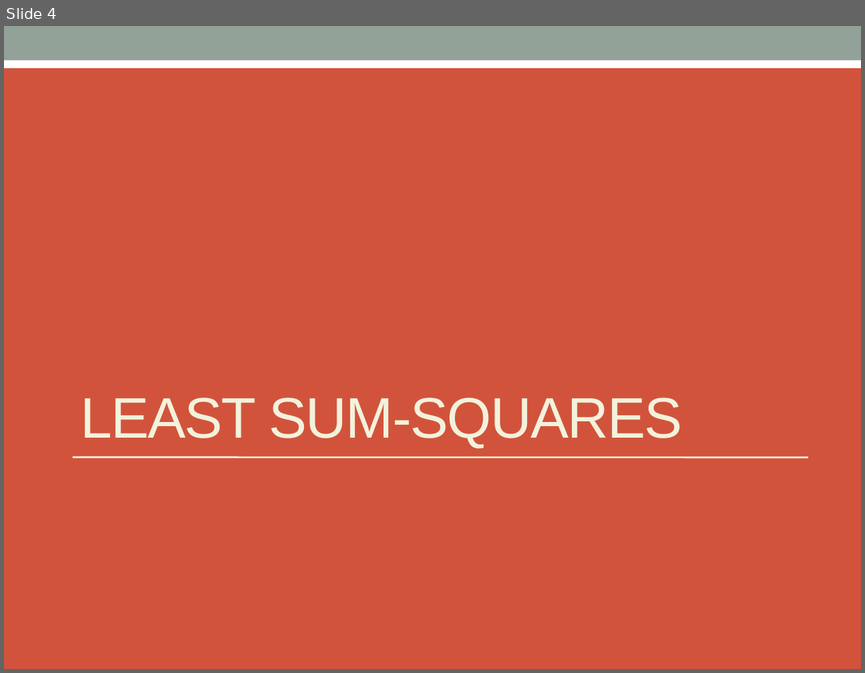
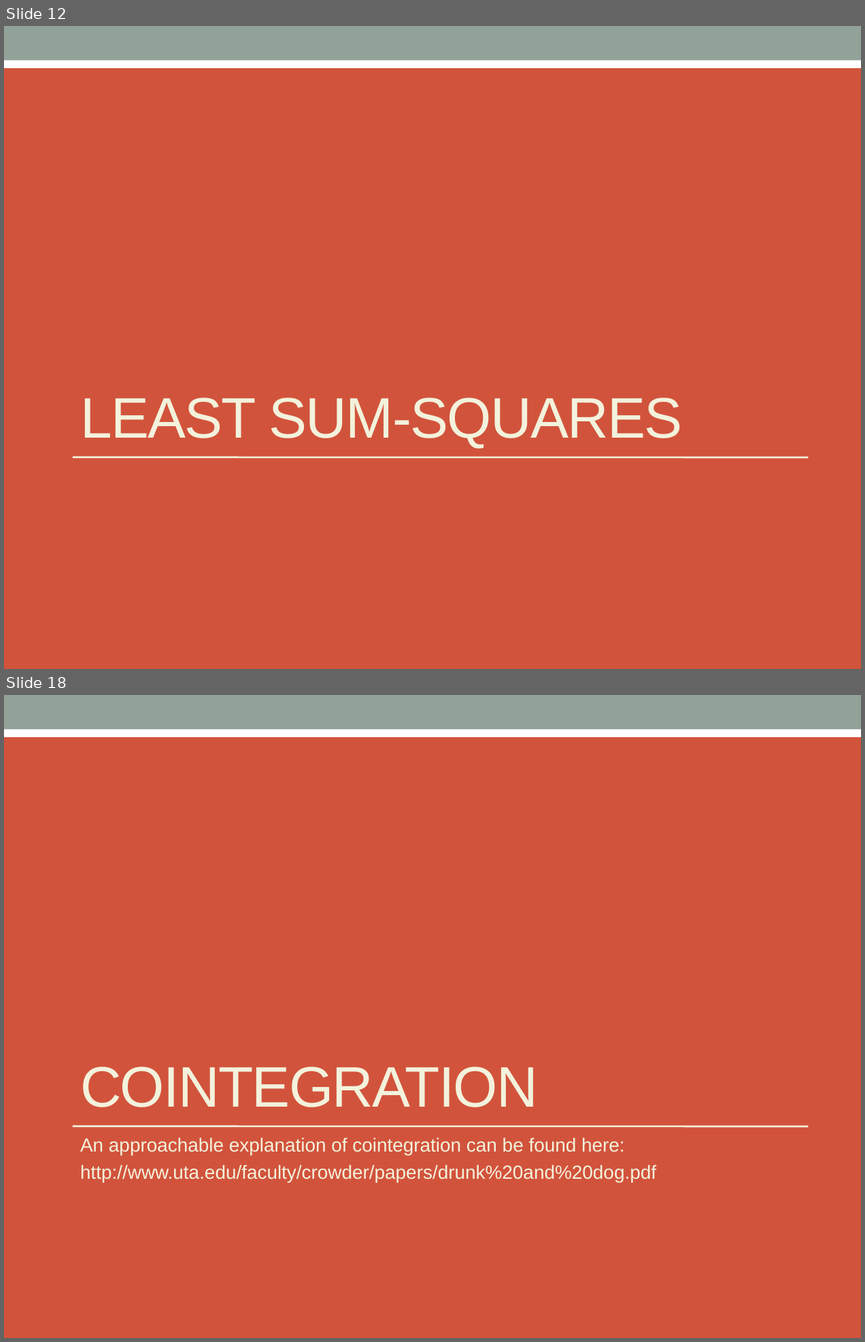
Before and after one commit to jeffreydarling/222project, a slide deck: PairsTradeSlides.pptx. Shown one above the other, each under a label of ours: slide 4 before the commit, slides 12 and 18 after it; the slides between them are not shown. The pictures are 865x673 and 865x1342 pixels, drawn with LibreOffice and Linux fonts; fonts in the diff are those of the drawing. Boxes give left, top, right and bottom in pixels: in the first picture for what was removed or moved away, otherwise in the second. Text is boxed around its words. In the diff, an @@ line names an element or a change of style, - is before the commit and + after.

```diff
--- a/PairsTradeSlides.pptx
+++ b/PairsTradeSlides.pptx
@@ slide 18 added at [4, 695, 861, 1338], background #D2533C; not listed: 3 template elements that a slide beside it also shows @@
@@ title added at [80, 1066, 538, 1107], 48 pt, text #F3F2DC @@
+COINTEGRATION
@@ text added at [80, 1137, 656, 1182], 16 pt, text #F3F2DC @@
+An approachable explanation of cointegration can be found here:
+http://www.uta.edu/faculty/crowder/papers/drunk%20and%20dog.pdf
@@ what was slide 4 is now slide 12 @@
```
Also in this commit, not shown: 18 other slides added, 1 slide removed, 3 other files.
